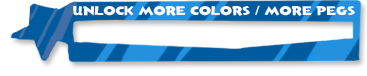
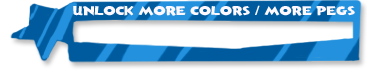
Layer changes from the first w=367, h=76 image to the second:
painted on "Layer 4" over [18, 1, 78, 60]
